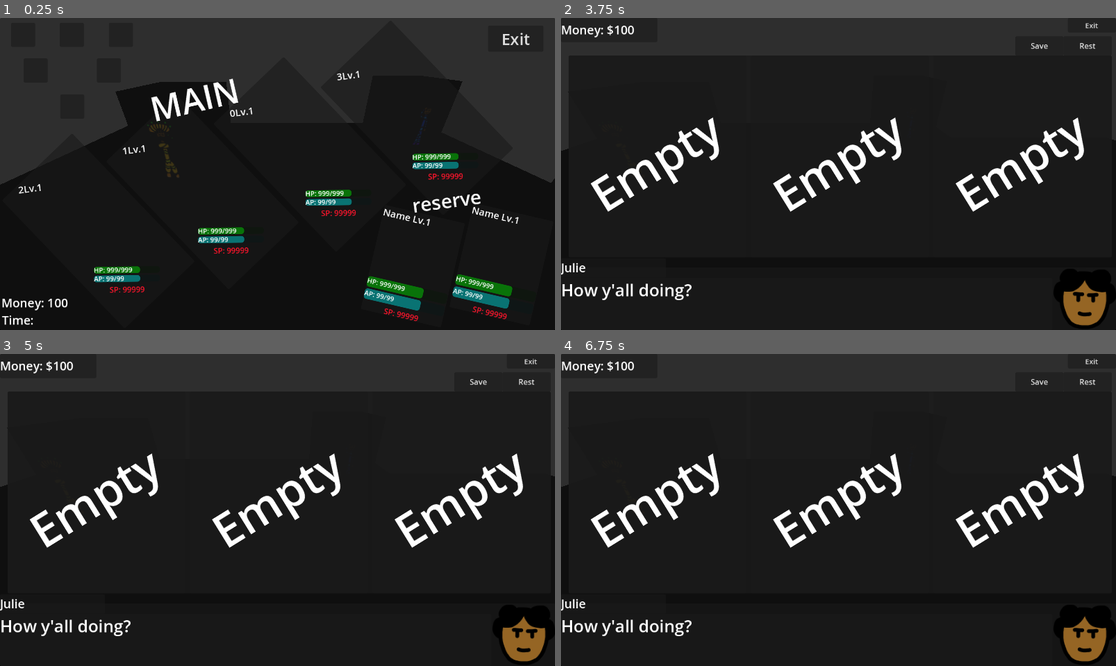
Above: before the commit, frames 1-4 (two rows, left to right).
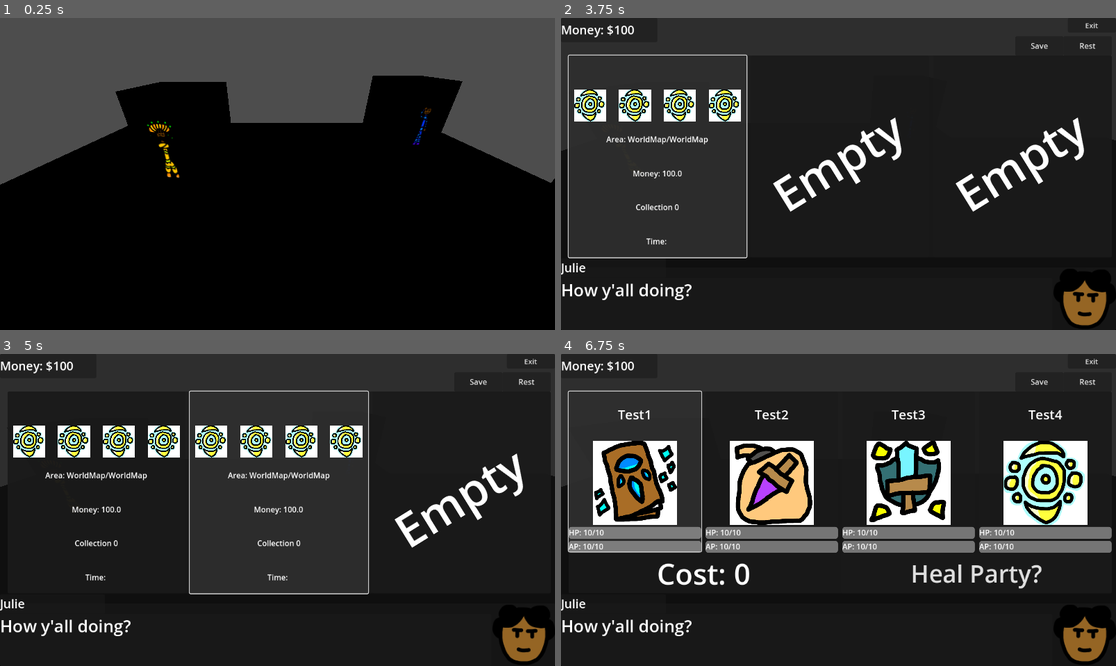
Above: after the commit, the same moments.

Repository: eneumont/towermercs
Game: Godot game, scene res://Scenes/Town/Town1.tscn
The game is run twice, just before and just after one commit, with the same random seed, the same clock (stepped at 60 frames per second) and the same inputs. This scene is started directly instead of the project's main scene.
Inputs (mouse positions are in pixels of both pictures, inside the frame that each line leads up to):
- Up to frame 1 (0.25 s): no input
- Up to frame 2 (3.75 s): click (660, 230) at 0.5 s, where only the run before the commit has a clickable "2Lv.1"; tap Enter at 1.25 s; move the mouse to (960, 158) at 1.27 s; hold D (move_right) 1.28-2 s; tap L (circle) at 1.35 s; click (960, 158) at 1.42 s; drag from (727, 189) to (810, 236) at 2.02 s; tap Z (confirm) at 2.75 s; move the mouse to (894, 105) at 2.77 s; hold D (move_right) 2.78-3.5 s; tap K (cross) at 2.85 s; click "Empty" at 3.5 s
- Up to frame 3 (5 s): click "Empty" at 4.25 s
- Up to frame 4 (6.75 s): click "Empty" at 5 s; click "Rest" at 5.75 s; click (633, 472) at 6.52 s

The runs differ from the first frame. In frame 1, 39% of the frame differs, in the area x 0-100%, y 0-99%; in frame 2, 4.5%; in frame 3, 8.3%; in frame 4, 26%.
Error before the commit: Division by zero error in operator '/'. (res://Scripts/UI/PlayerMenuScreen/player_char_button.gd:16)

Commit message:
saving is good, player menu good so far

Diff:
--- a/Scripts/Characters/being_data.gd
+++ b/Scripts/Characters/being_data.gd
@@ -37,8 +37,8 @@
 var display_name: String
 var cur_level: int
 var cur_exp: int
-var curHP: int
-var maxHP: int #iffy on curHP and maxHP vs stats and cur_stats Health
+var curHP: int = 10
+var maxHP: int = 10
 
 var stats: Dictionary = {
 	StatType.HEALTH : 1,
--- a/Scripts/Characters/char_data.gd
+++ b/Scripts/Characters/char_data.gd
@@ -21,8 +21,8 @@
 var max_exp: int
 var cur_sp: int
 var class_type: ClassType
-var curAP: int
-var maxAP: int
+var curAP: int = 10
+var maxAP: int = 10
 
 var growths: Dictionary = {
 	StatType.HEALTH : 50.0,
--- a/Scripts/Field/field_char.gd
+++ b/Scripts/Field/field_char.gd
@@ -11,6 +11,7 @@
 
 func _ready() -> void:
 	ui.player = self
+	ui_show()
 
 	match (PlayerData.party[0].class_type):
 		CharData.ClassType.KNIGHT:
--- a/Scripts/Save/player_data.gd
+++ b/Scripts/Save/player_data.gd
@@ -14,7 +14,6 @@
 var reserve: Array[CharData] = [
 	CharData.new("Test5", CharData.ClassType.CLERIC),
 	CharData.new("Test6", CharData.ClassType.THIEF),
-	CharData.new("Test7", CharData.ClassType.KNIGHT),
 ]
 var collection: Array[CharData] = []
 var available_classes: Array = [ ##Array[CharData.ClassType]
--- /dev/null
+++ b/Scripts/Save/quest_manager.gd
@@ -0,0 +1,6 @@
+extends Node
+
+var quests: Dictionary = {}
+
+func _ready():
+	pass
--- a/Scripts/Town/inn_party_slot.gd
+++ b/Scripts/Town/inn_party_slot.gd
@@ -11,10 +11,10 @@
 
 func setup():
 	name_txt.text = PlayerData.party[num].display_name
-	health_txt.text = "HP: " + str(PlayerData.party[num].cur_stats[BeingData.StatType.HEALTH]) + "/" + str(PlayerData.party[num].stats[BeingData.StatType.HEALTH])
-	health_bar.value = int(PlayerData.party[num].cur_stats[BeingData.StatType.HEALTH] / PlayerData.party[num].stats[BeingData.StatType.HEALTH])
-	artistry_txt.text = "AP: " + str(PlayerData.party[num].cur_stats[BeingData.StatType.ARTISTRY]) + "/" + str(PlayerData.party[num].stats[BeingData.StatType.HEALTH])
-	artistry_bar.value = int(PlayerData.party[num].cur_stats[BeingData.StatType.ARTISTRY] / PlayerData.party[num].stats[BeingData.StatType.HEALTH])
+	health_txt.text = "HP: " + str(PlayerData.party[num].curHP) + "/" + str(PlayerData.party[num].maxHP)
+	health_bar.value = int(PlayerData.party[num].curHP / PlayerData.party[num].maxHP) * 100
+	artistry_txt.text = "AP: " + str(PlayerData.party[num].curAP) + "/" + str(PlayerData.party[num].maxAP)
+	artistry_bar.value = int(PlayerData.party[num].curAP / PlayerData.party[num].maxAP) * 100
 
 	match PlayerData.party[num].class_type:
 		CharData.ClassType.KNIGHT:
--- a/Scripts/Town/inn_save_slot.gd
+++ b/Scripts/Town/inn_save_slot.gd
@@ -30,5 +30,5 @@
 		time_txt.text = "Time: " + s_data["time"]
 
 func save():
-	SaveManager.save_game(slot, PlayerData.save()) if slot > 0 else SaveManager.save_game(slot, PlayerData.save(), true)
+	SaveManager.save_game(slot, PlayerData.save())
 	setup()
--- a/Scripts/Town/inn_ui.gd
+++ b/Scripts/Town/inn_ui.gd
@@ -38,10 +38,6 @@
 		updateMoney()
 		rest_set()
 
-func saving_click(slot: int):
-	SaveManager.save_game(slot, PlayerData.save())
-	save_set()
-
 func save_click():
 	rest_mode = false
 	shop_setup()
--- a/Scripts/UI/PlayerMenuScreen/player_char_button.gd
+++ b/Scripts/UI/PlayerMenuScreen/player_char_button.gd
@@ -11,15 +11,29 @@
 @export var menu: Control
 @export var pos: int
 
+var empty: bool = true
+
 func design():
-	name_txt.text = PlayerData.party[pos].act_name + "Lv." + str(PlayerData.party[pos].cur_level)
-	health_bar.value = (PlayerData.party[pos].curHP / PlayerData.party[pos].maxHP) * 100
-	h_ptxt.text = "HP: " + str(PlayerData.party[pos].maxHP) + "/" + str(PlayerData.party[pos].curHP)
-	artistry_bar.value = (PlayerData.party[pos].curAP / PlayerData.party[pos].maxAP) * 100
-	a_ptxt.text = "AP: " + str(PlayerData.party[pos].maxAP) + "/" + str(PlayerData.party[pos].curAP)
-	s_ptxt.text = "SP: " + str(PlayerData.party[pos].cur_sp)
+	var char: CharData
 
-	match PlayerData.party[pos].class_type:
+	if pos <= PlayerData.party.size() - 1:
+		char = PlayerData.party[pos]
+		empty = false
+	elif (PlayerData.reserve.size() > 0) && pos - 4  <= PlayerData.reserve.size() - 1:
+		char = PlayerData.reserve[pos - 4]
+		empty = false
+	else:
+		empty = true
+		return
+
+	name_txt.text = char.act_name + "Lv." + str(char.cur_level)
+	health_bar.value = (char.curHP / char.maxHP) * 100
+	h_ptxt.text = "HP: " + str(char.maxHP) + "/" + str(char.curHP)
+	artistry_bar.value = (char.curAP / char.maxAP) * 100
+	a_ptxt.text = "AP: " + str(char.maxAP) + "/" + str(char.curAP)
+	s_ptxt.text = "SP: " + str(char.cur_sp)
+
+	match char.class_type:
 		CharData.ClassType.KNIGHT:
 			texture_rect.texture = load("res://Images/Textures/Icons/Characters/Knight.png")
 		CharData.ClassType.THIEF:
@@ -50,4 +64,4 @@
 			texture_rect.texture = load("res://Images/Textures/Icons/Characters/Witch.png")
 
 func char_click():
-	menu.change_scr(9, 0, pos)
+	if not empty: menu.change_scr(9, 0, pos)
--- a/Scripts/UI/PlayerMenuScreen/player_menu.gd
+++ b/Scripts/UI/PlayerMenuScreen/player_menu.gd
@@ -1,5 +1,5 @@
 extends Control
-
+#reminder need to pause game or make player uninteractable
 const MAX_SCREEN: int = 0
 const MIN_SCREEN: int = 1
 
@@ -9,6 +9,7 @@
 @onready var screens: Array = [
 	$MainMenu,
 	$ItemMenu,
+	$ArtMenu,
 	$CharMenu,
 ]
 
--- a/Scripts/WorldMap/world_player.gd
+++ b/Scripts/WorldMap/world_player.gd
@@ -11,6 +11,7 @@
 
 func _ready() -> void:
 	ui.player = self
+	ui_show()
 
 	match (PlayerData.party[0].class_type):
 		CharData.ClassType.KNIGHT:
Not shown, added: Scripts/Save/quest_manager.gd.uid
